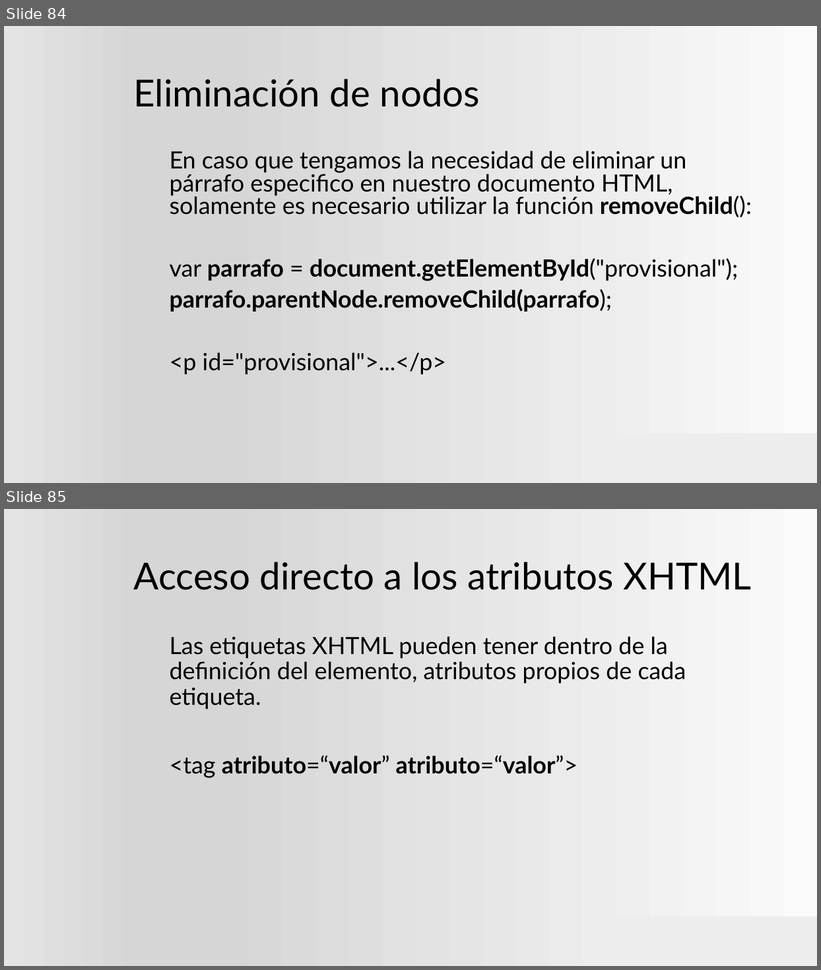
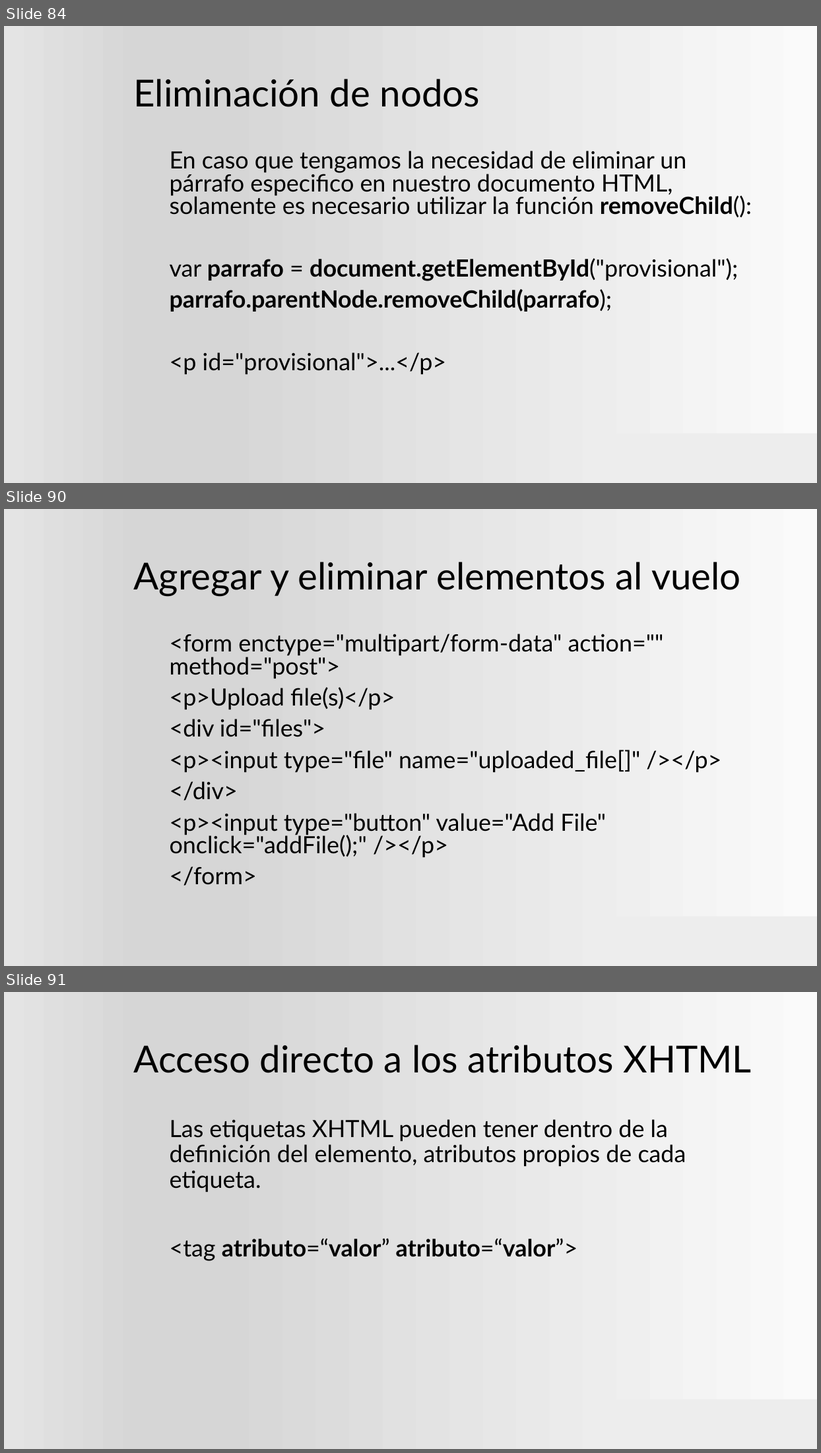
Before and after one commit to ProfVillegas/DAW, a slide deck: Plantilla.pptx. Shown one above the other, each under a label of ours: slides 84 and 85 before the commit, slides 84, 90 and 91 after it; the slides between them are not shown. The pictures are 821x970 and 821x1453 pixels, drawn with LibreOffice and Linux fonts; fonts in the diff are those of the drawing; background and template pictures are left out. Boxes give left, top, right and bottom in pixels: in the first picture for what was removed or moved away, otherwise in the second. Text is boxed around its words. In the diff, an @@ line names an element or a change of style, - is before the commit and + after.

```diff
--- a/Plantilla.pptx
+++ b/Plantilla.pptx
@@ slide 90 added at bbox=[4, 509, 817, 966], background gradient #FAFAFA to #D7D7D7 to #E4E4E4; not listed: 1 template element that a slide beside it also shows @@
@@ title added at bbox=[134, 562, 741, 596], 44 pt, text #000000 @@
+Agregar y eliminar elementos al vuelo
@@ text added at bbox=[170, 634, 721, 886], 28 pt, text #000000 @@
+<form enctype="multipart/form-data" action="" method="post">
+<p>Upload file(s)</p>
+<div id="files">
+<p><input type="file" name="uploaded_file[]" /></p>
+</div>
+<p><input type="button" value="Add File" onclick="addFile();" /></p>
+</form>
@@ what was slide 85 is now slide 91 @@
```
Also in this commit, not shown: 2 slides changed, 6 other slides added.
